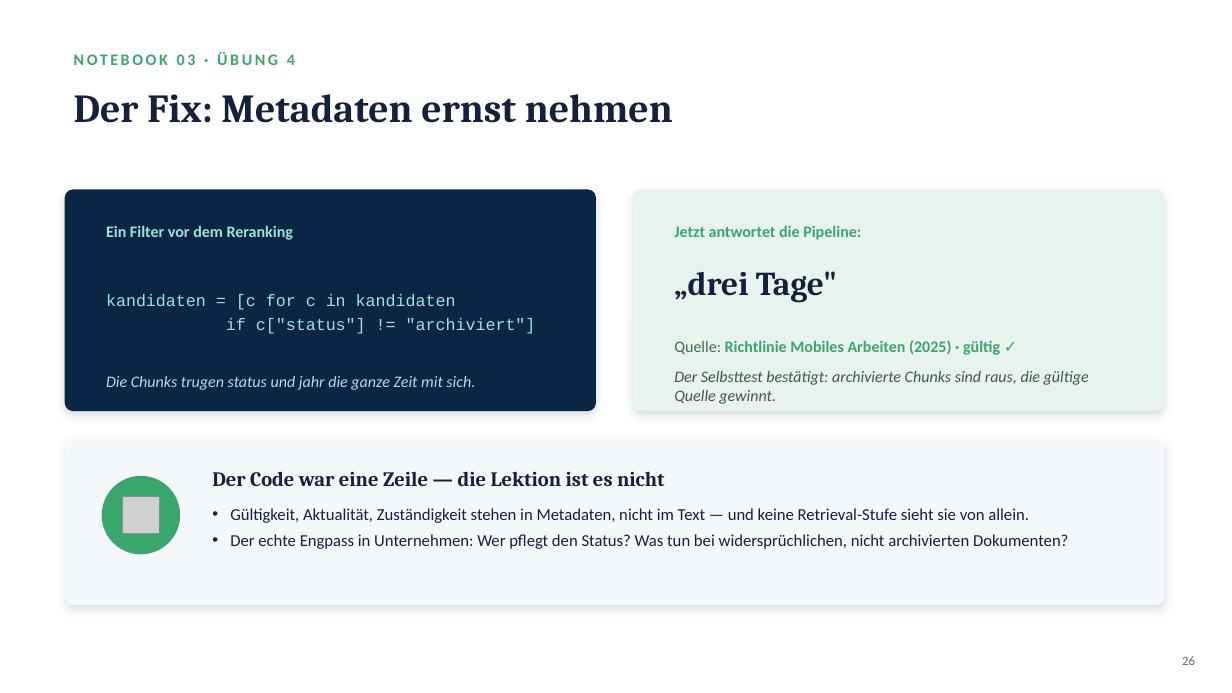
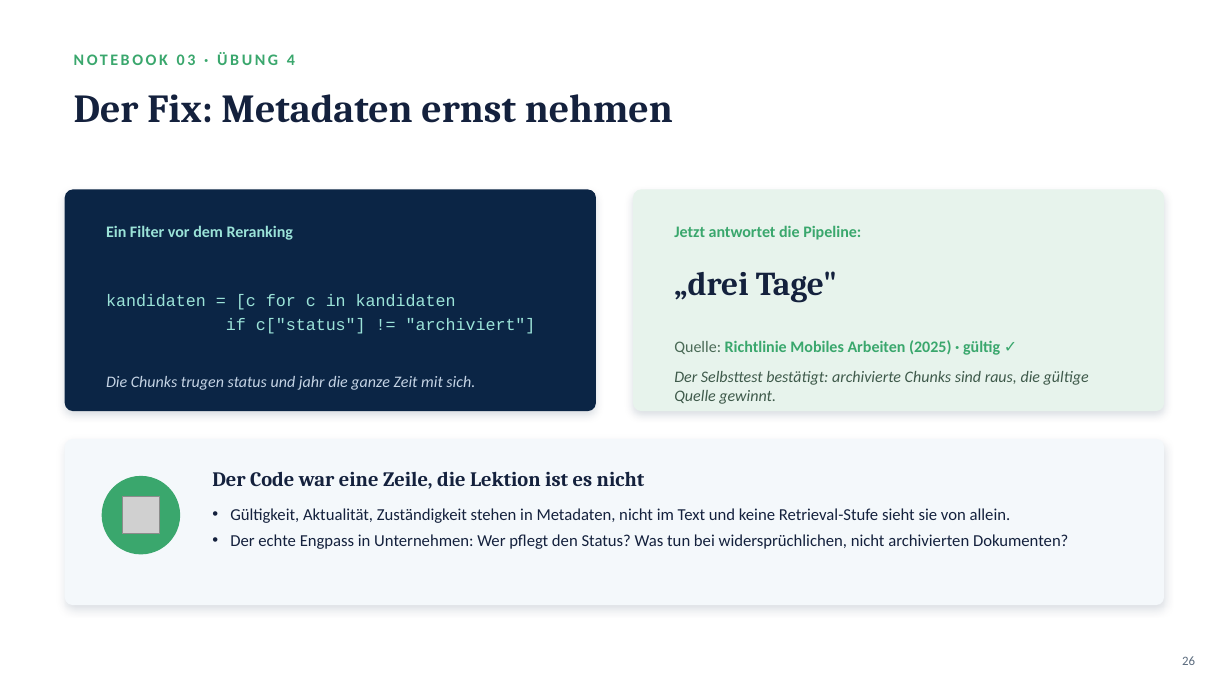
Before and after one commit to JBderLeuchtturm/nordlicht-workshop, a slide deck: slide 26 of RAG_Advanced_Folien.pptx. Drawn at 1232x693 pixels with LibreOffice and Linux fonts; fonts in the diff are those of the drawing; grey boxes stand for pictures. Boxes give left, top, right and bottom in pixels: in the first picture for what was removed or moved away, otherwise in the second. Text is boxed around its words. In the diff, an @@ line names an element or a change of style, - is before the commit and + after.

```diff
--- a/RAG_Advanced_Folien.pptx
+++ b/RAG_Advanced_Folien.pptx
@@ text at <box>212,471,645,489</box>: text changed @@
-Der Code war eine Zeile — die Lektion ist es nicht
+Der Code war eine Zeile, die Lektion ist es nicht
@@ text at <box>230,508,1011,523</box>: text changed @@
-• Gültigkeit, Aktualität, Zuständigkeit stehen in Metadaten, nicht im Text — und keine Retrieval-Stufe sieht sie von allein.
+• Gültigkeit, Aktualität, Zuständigkeit stehen in Metadaten, nicht im Text und keine Retrieval-Stufe sieht sie von allein.
```
Also in this commit, not shown: 29 other slides changed, 1 slide removed.
